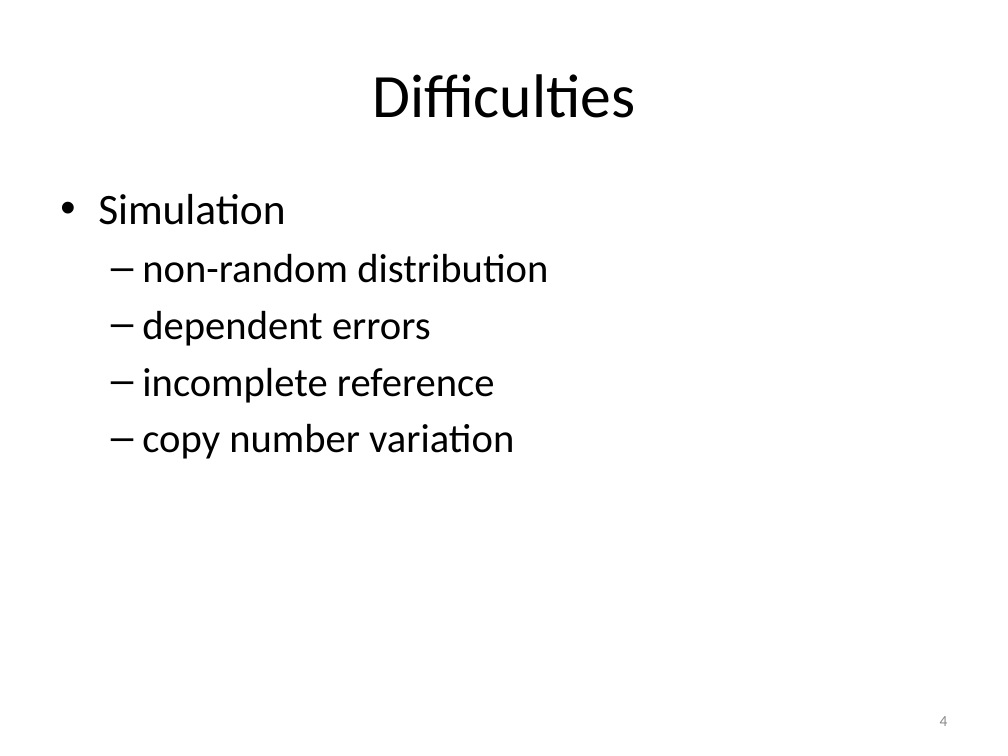
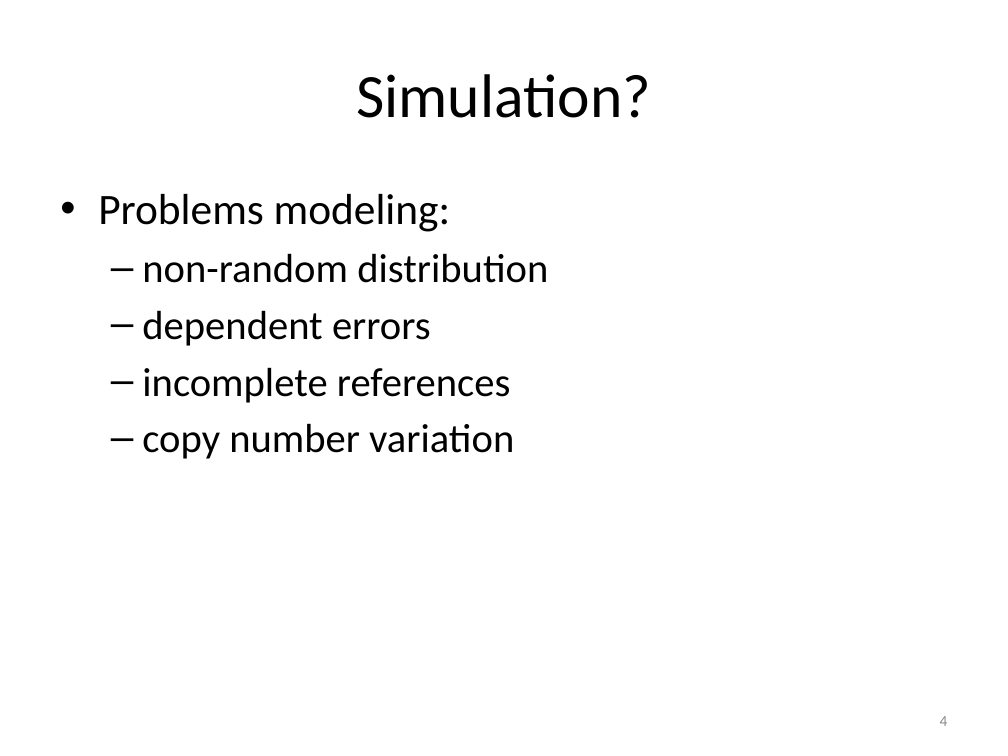
Before and after one commit to tsibley/Artifacts-in-NGS-variant-calling, a slide deck: slide 4 of Journal-Club-2015-01-20.pptx. Drawn at 1008x756 pixels with LibreOffice and Linux fonts; fonts in the diff are those of the drawing. Boxes give left, top, right and bottom in pixels: in the first picture for what was removed or moved away, otherwise in the second. Text is boxed around its words. In the diff, an @@ line names an element or a change of style, - is before the commit and + after.

Commit message:
slide updates

```diff
--- a/Journal-Club-2015-01-20.pptx
+++ b/Journal-Club-2015-01-20.pptx
@@ title at (x1=356, y1=74, x2=651, y2=118): text changed @@
-Difficulties
+Simulation?
@@ text at (x1=98, y1=194, x2=451, y2=232): text changed @@
-• Simulation
+• Problems modeling:
@@ text at (x1=142, y1=367, x2=511, y2=403): text changed @@
-  – incomplete reference
+  – incomplete references
```
Also in this commit, not shown: 1 other slide changed, 3 slides added, 1 slide removed.
